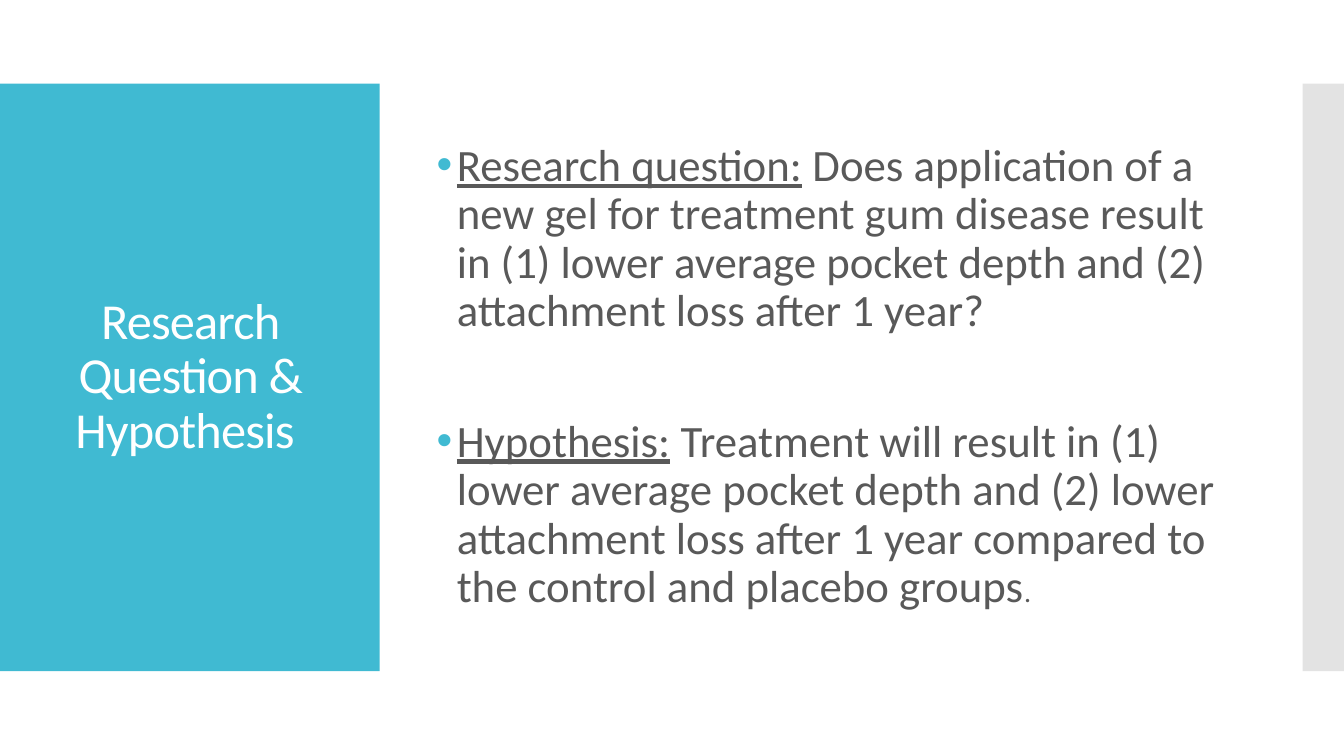
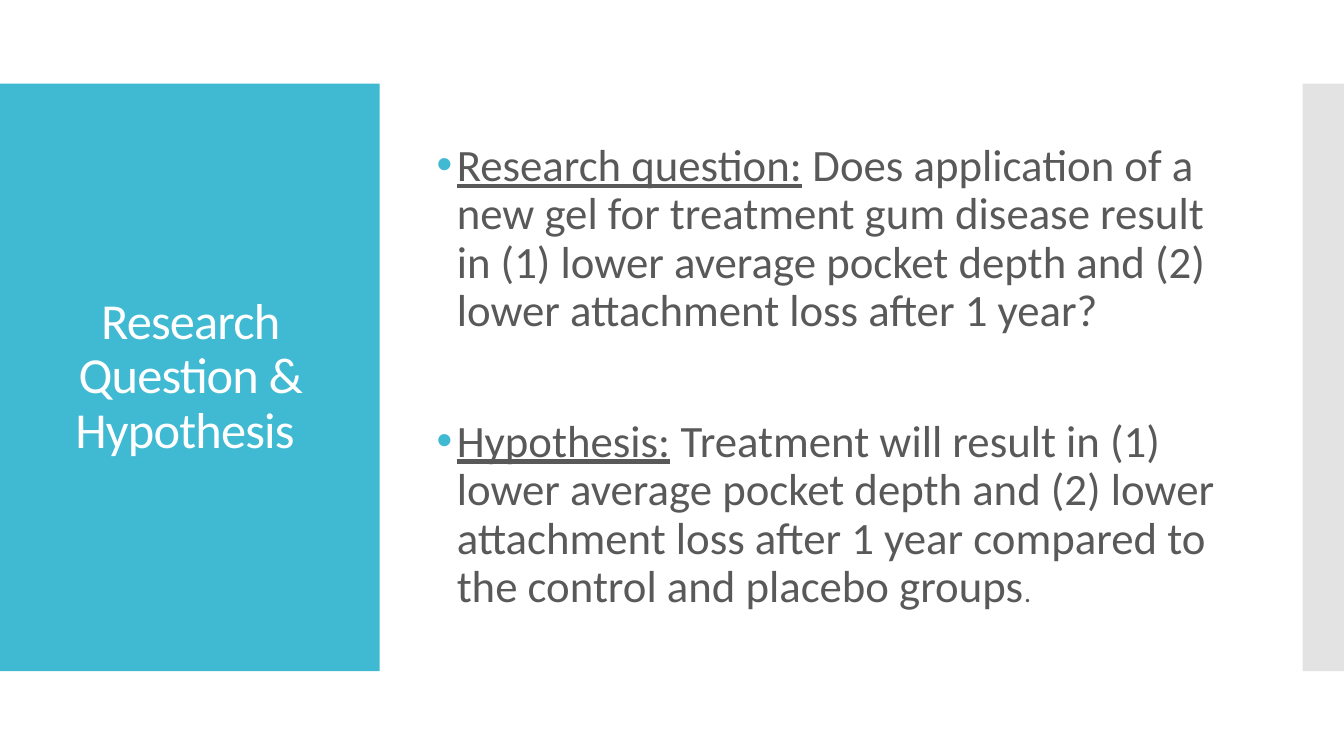
Before and after one commit to johnsra3/bios6623-johnsra3, a slide deck: slide 2 of Project0/Reports/Project 0 Presentation.pptx. Drawn at 1344x756 pixels with LibreOffice and Linux fonts; fonts in the diff are those of the drawing. Boxes give left, top, right and bottom in pixels: in the first picture for what was removed or moved away, otherwise in the second. Text is boxed around its words. In the diff, an @@ line names an element or a change of style, - is before the commit and + after.

```diff
--- a/Project0/Reports/Project 0 Presentation.pptx
+++ b/Project0/Reports/Project 0 Presentation.pptx
@@ text at (457, 150, 1205, 333): text changed @@
-• Research question: Does application of a new gel for treatment gum disease result in (1) lower average pocket depth and (2) attachment loss after 1 year?
+• Research question: Does application of a new gel for treatment gum disease result in (1) lower average pocket depth and (2) lower attachment loss after 1 year?
```
Also in this commit, not shown: 4 other slides changed, 1 other file.
